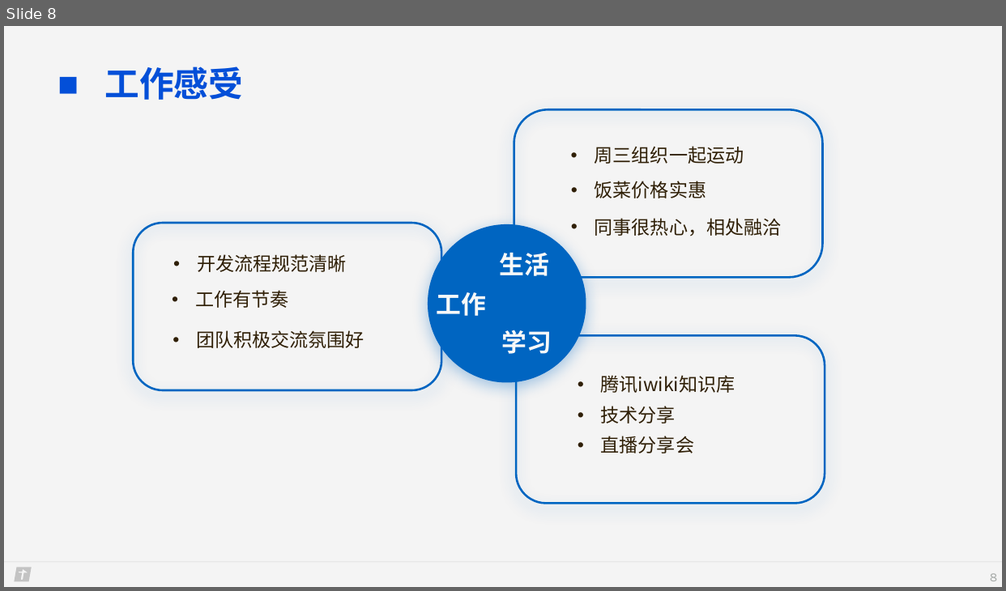
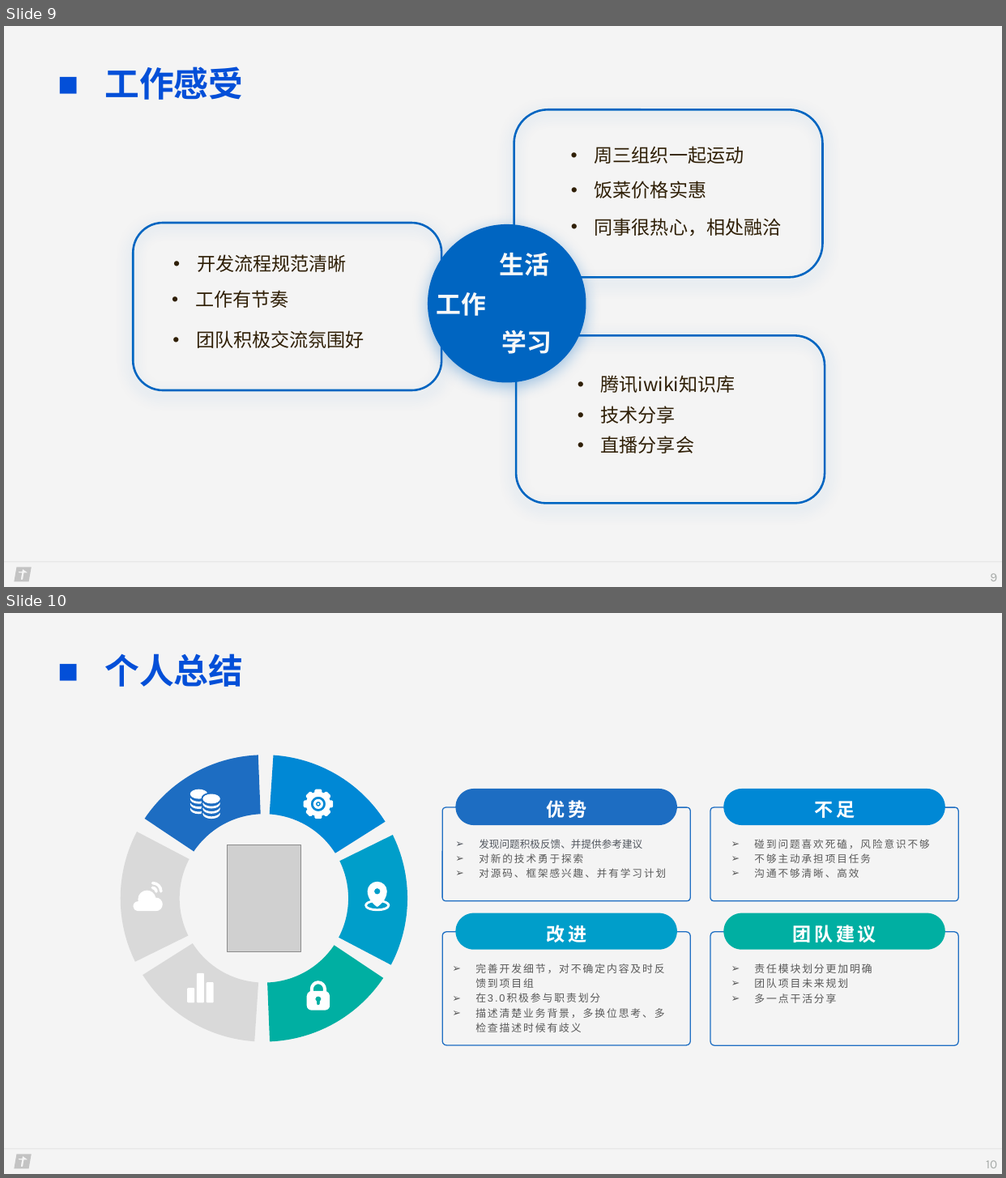
Before and after one commit to sunshiheima/MyPoject, a slide deck: files/简历/答辩.pptx. Shown one above the other, each under a label of ours: slide 8 before the commit, slides 9 and 10 after it. The pictures are 1006x591 and 1006x1178 pixels, drawn with LibreOffice and Linux fonts; fonts in the diff are those of the drawing; grey boxes stand for pictures; background and template pictures are left out. Boxes give left, top, right and bottom in pixels: in the first picture for what was removed or moved away, otherwise in the second. Text is boxed around its words. In the diff, an @@ line names an element or a change of style, - is before the commit and + after.

```diff
--- a/files/简历/答辩.pptx
+++ b/files/简历/答辩.pptx
@@ slide 10 added at (x1=4, y1=613, x2=1002, y2=1174), background picture (left out); not listed: 2 template elements that a slide beside it also shows @@
@@ text added at (x1=104, y1=653, x2=243, y2=687), 33.3 pt, text #034FD8, bold @@
+■ 个人总结
@@ arch (boxed as its full ring) added at (x1=68, y1=703, x2=461, y2=1095), fill #D9D9D9 @@
@@ arch (boxed as its full ring) added at (x1=68, y1=703, x2=461, y2=1095), fill #D9D9D9 @@
@@ arch (boxed as its full ring) added at (x1=68, y1=703, x2=461, y2=1095), fill #009ECA @@
@@ arch (boxed as its full ring) added at (x1=68, y1=703, x2=461, y2=1095), fill #0088D5 @@
@@ arch (boxed as its full ring) added at (x1=121, y1=756, x2=408, y2=1043), fill #00AFA2 @@
@@ arch (boxed as its full ring) added at (x1=121, y1=756, x2=408, y2=1043), fill #1D6DC2 @@
@@ freeform shape added at (x1=190, y1=790, x2=220, y2=819), fill #FFFFFF @@
@@ freeform shape added at (x1=304, y1=790, x2=333, y2=819), fill #FFFFFF @@
@@ rounded rectangle added at (x1=455, y1=789, x2=677, y2=825), fill #1D6DC2 @@
@@ text added at (x1=546, y1=800, x2=586, y2=818), 18 pt, text #FFFFFF, bold @@
+优势
@@ rounded rectangle added at (x1=723, y1=789, x2=945, y2=825), fill #0088D5 @@
@@ text added at (x1=814, y1=801, x2=854, y2=818), 18 pt, text #FFFFFF, bold @@
+不足
@@ rounded rectangle added at (x1=443, y1=807, x2=691, y2=901), outline #1D6DC2 1 pt @@
@@ rounded rectangle added at (x1=710, y1=807, x2=958, y2=901), outline #1D6DC2 1 pt @@
@@ picture added at (x1=227, y1=845, x2=300, y2=952) @@
@@ text added at (x1=479, y1=839, x2=667, y2=878), 9.8 pt, text #595959 @@
+➢ 发现问题积极反馈、并提供参考建议
+➢ 对新的技术勇于探索
+➢ 对源码、框架感兴趣、并有学习计划
@@ text added at (x1=754, y1=839, x2=930, y2=878), 9.8 pt, text #595959 @@
+➢ 碰到问题喜欢死磕，风险意识不够
+➢ 不够主动承担项目任务
+➢ 沟通不够清晰、高效
@@ freeform shape added at (x1=134, y1=882, x2=163, y2=911), fill #FFFFFF @@
@@ freeform shape added at (x1=364, y1=882, x2=390, y2=911), fill #FFFFFF @@
@@ rounded rectangle added at (x1=455, y1=914, x2=677, y2=950), fill #009ECA @@
@@ text added at (x1=546, y1=925, x2=586, y2=943), 18 pt, text #FFFFFF, bold @@
+改进
@@ rounded rectangle added at (x1=723, y1=914, x2=945, y2=950), fill #00AFA2 @@
@@ text added at (x1=792, y1=925, x2=876, y2=943), 18 pt, text #FFFFFF, bold @@
+团队建议
@@ rounded rectangle added at (x1=443, y1=932, x2=691, y2=1046), outline #1D6DC2 1 pt @@
@@ rounded rectangle added at (x1=710, y1=932, x2=958, y2=1046), outline #1D6DC2 1 pt @@
@@ freeform shape added at (x1=187, y1=973, x2=214, y2=1003), fill #FFFFFF @@
@@ text added at (x1=475, y1=964, x2=665, y2=1033), 10 pt, text #595959 @@
+➢ 完善开发细节，对不确定内容及时反馈到项目组
+➢ 在3.0积极参与职责划分
+➢ 描述清楚业务背景，多换位思考、多检查描述时候有歧义
@@ text added at (x1=754, y1=964, x2=872, y2=1003), 10 pt, text #595959 @@
+➢ 责任模块划分更加明确
+➢ 团队项目未来规划
+➢ 多一点干活分享
@@ freeform shape added at (x1=306, y1=982, x2=330, y2=1011), fill #FFFFFF @@
@@ page number added at (x1=986, y1=1161, x2=997, y2=1169), 12 pt, text #A6AAA8 @@
+10
@@ what was slide 8 is now slide 9 @@
```
Also in this commit, not shown: 3 slides changed, 1 other slide added, 1 slide removed, 4 other files.
